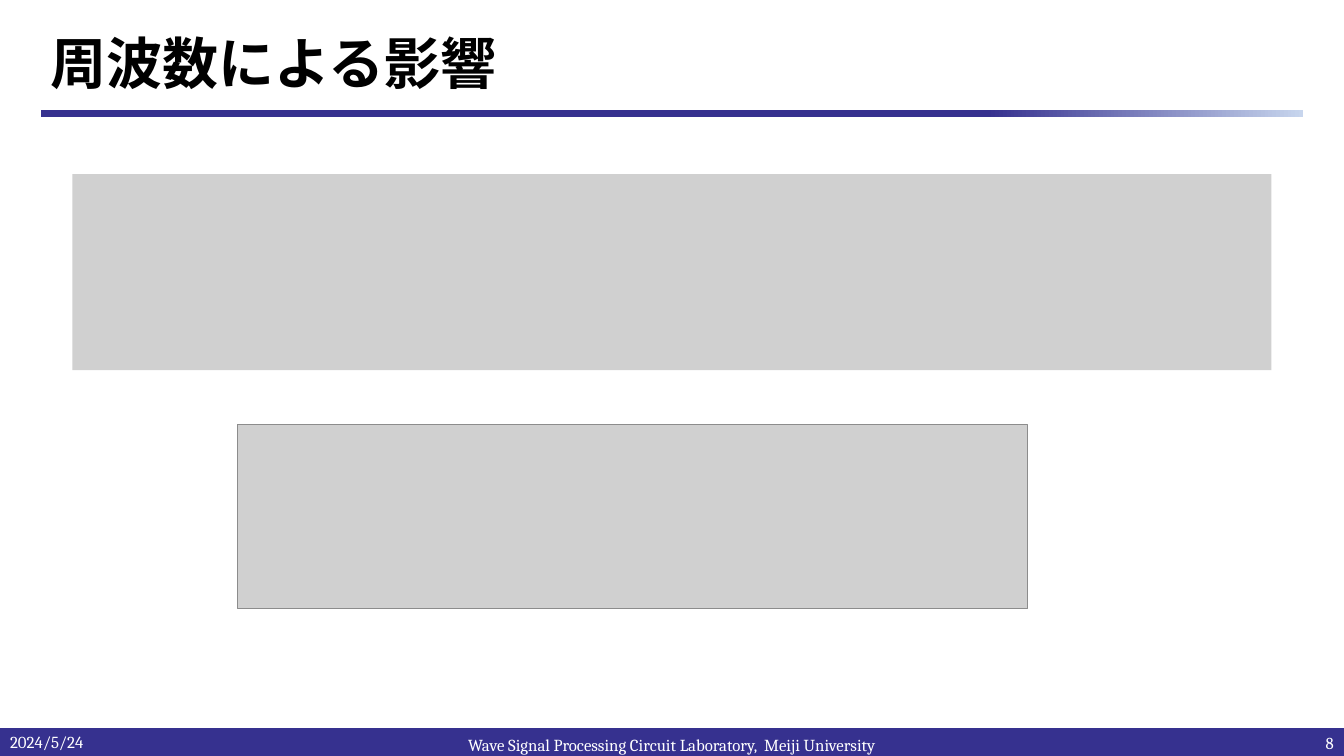
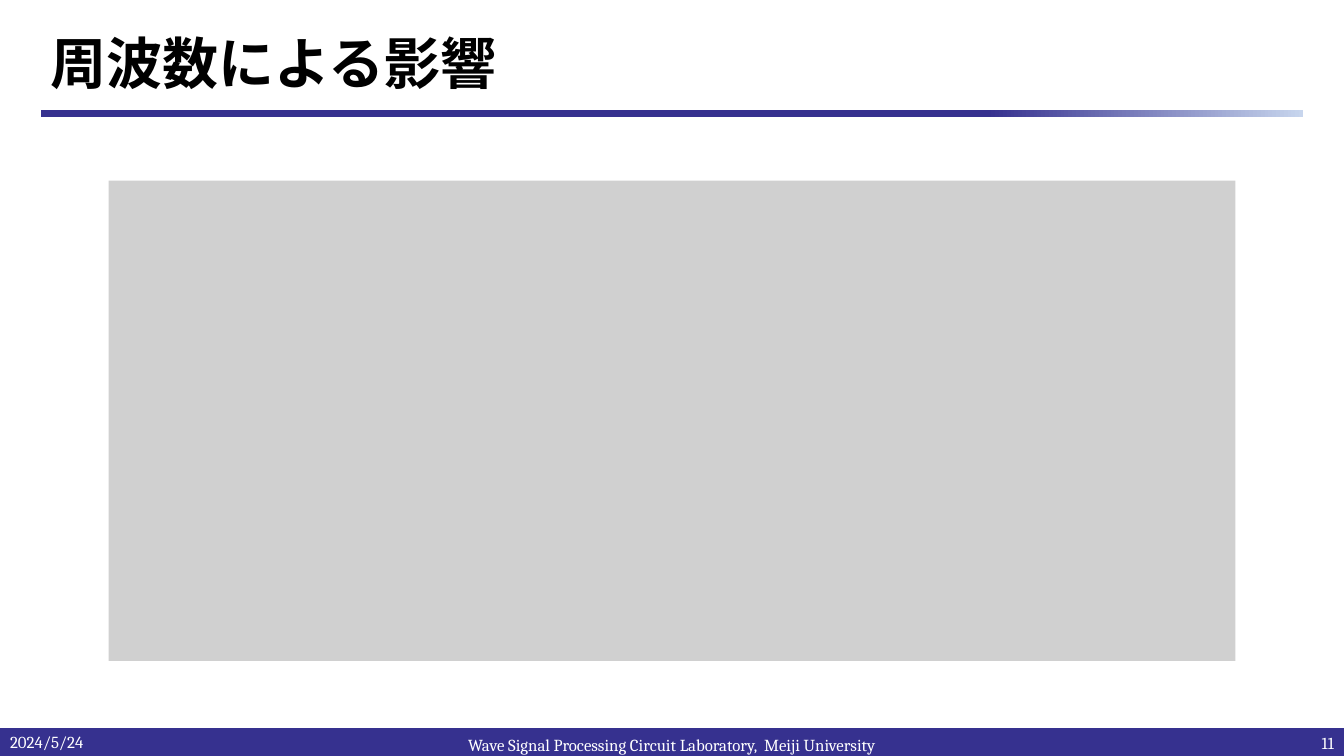
Before and after one commit to kjm-desktop10400/reserch, a slide deck: slide 11 of IHP_2024/20240524/2段構成TIAの検討.pptx (slide 8 before the commit). Drawn at 1344x756 pixels with LibreOffice and Linux fonts; fonts in the diff are those of the drawing; grey boxes stand for pictures; background and template pictures are left out. Boxes give left, top, right and bottom in pixels: in the first picture for what was removed or moved away, otherwise in the second. Text is boxed around its words. In the diff, an @@ line names an element or a change of style, - is before the commit and + after.

```diff
--- a/IHP_2024/20240524/2段構成TIAの検討.pptx
+++ b/IHP_2024/20240524/2段構成TIAの検討.pptx
@@ picture: place and size @@
-picture at (73,174,1272,370)
+picture at (109,180,1236,660)
@@ picture removed at (237,425,1027,610) @@
@@ page number at (1322,738,1334,749): text changed @@
-8
+11
```
Also in this commit, not shown: 4 other slides changed, 4 slides added, 7 other files.
